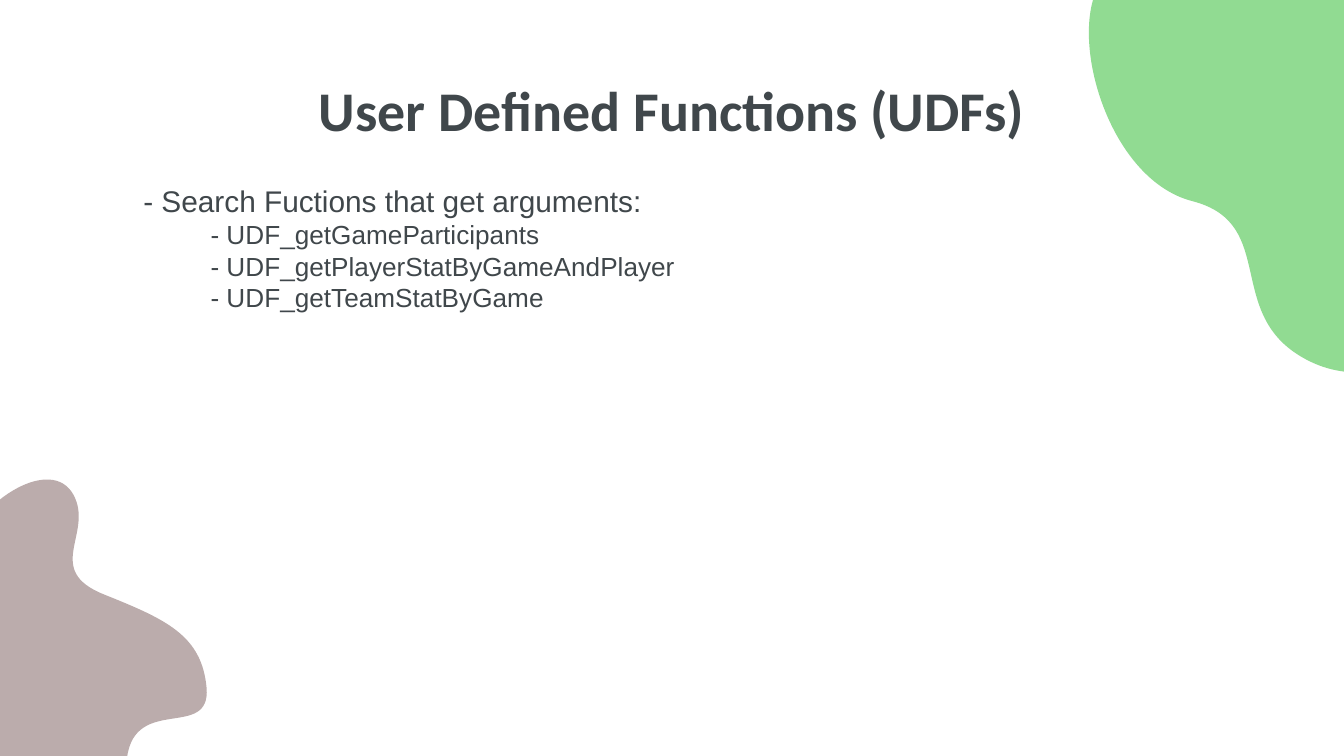
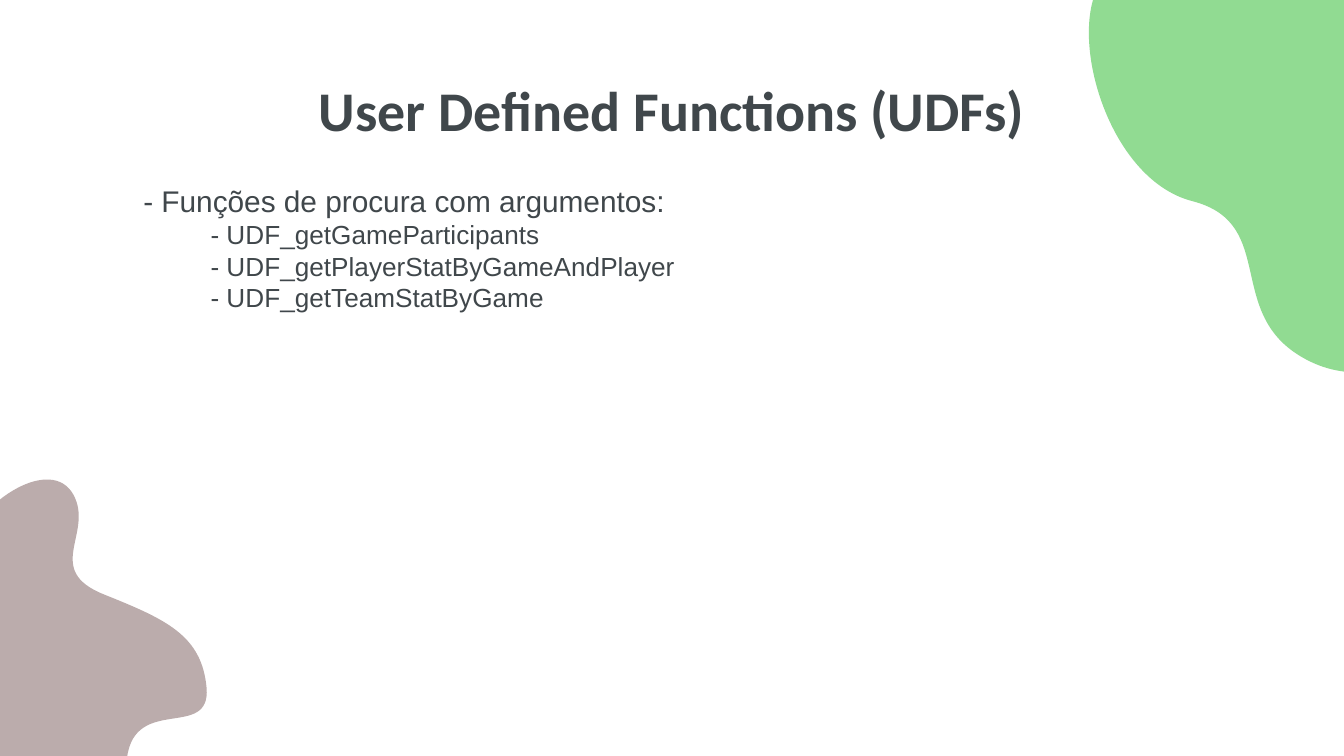
Before and after one commit to diogopjesus/bd-project, a slide deck: slide 13 of Apresentacao/ApresentacaoBD_Final.pptx. Drawn at 1344x756 pixels with LibreOffice and Linux fonts; fonts in the diff are those of the drawing. Boxes give left, top, right and bottom in pixels: in the first picture for what was removed or moved away, otherwise in the second. Text is boxed around its words. In the diff, an @@ line names an element or a change of style, - is before the commit and + after.

Commit message:
Apresentação

```diff
--- a/Apresentacao/ApresentacaoBD_Final.pptx
+++ b/Apresentacao/ApresentacaoBD_Final.pptx
@@ text at [161,190,665,218]: text changed @@
-– - Search Fuctions that get arguments:
+– - Funções de procura com argumentos:
```
Also in this commit, not shown: 2 other slides changed, 2 slides added, 3 slides removed, 1 other file.
